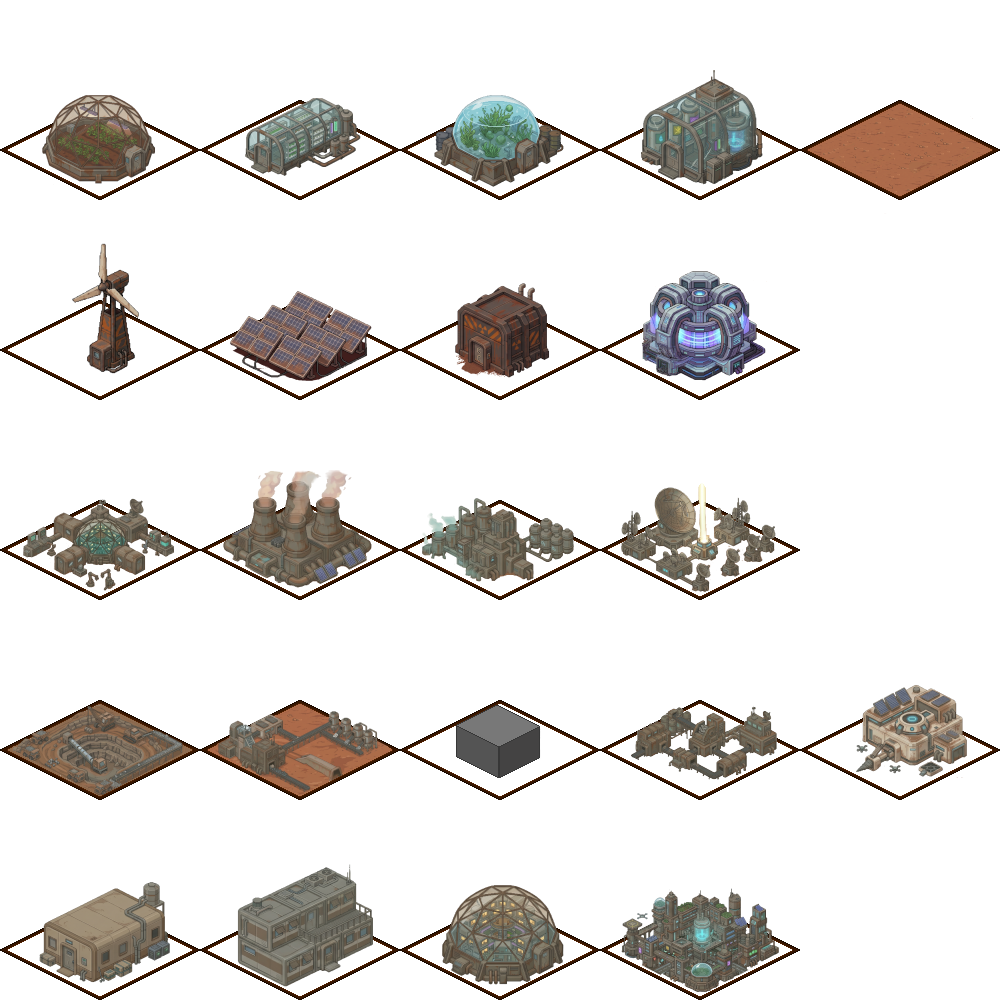
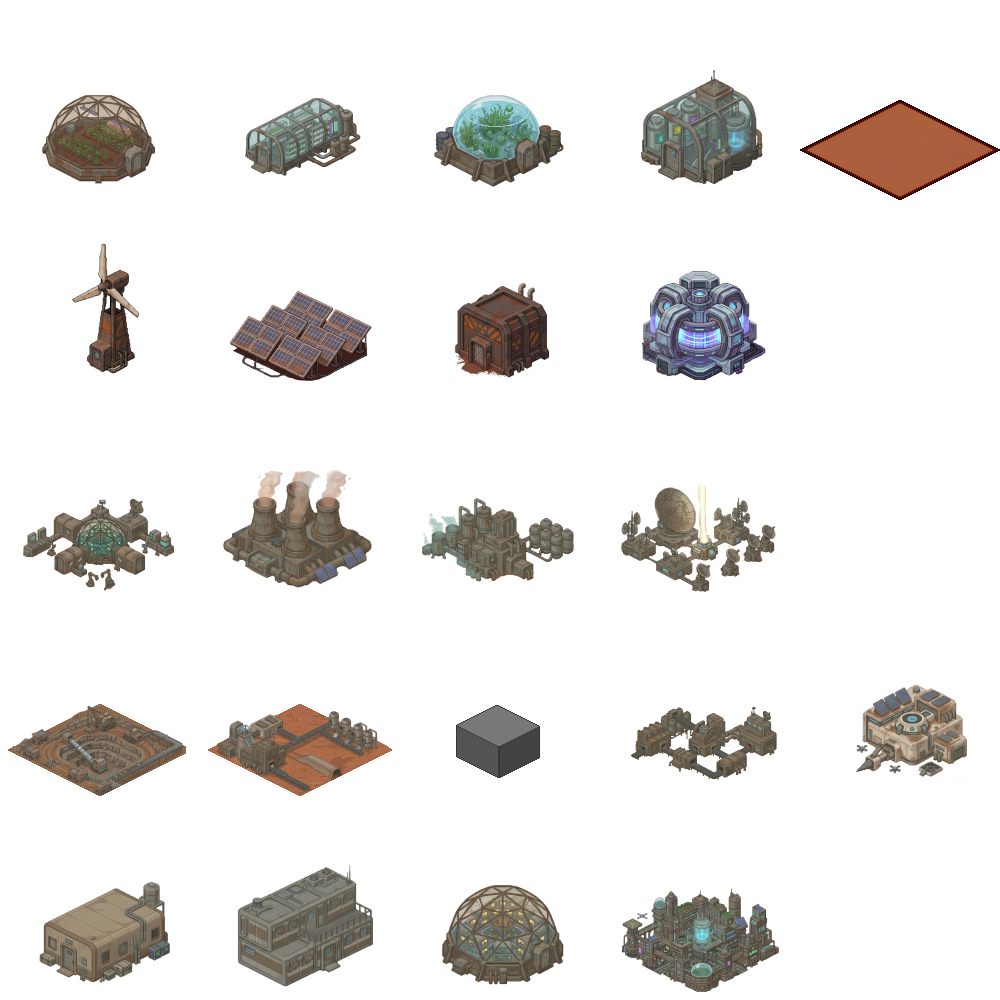
Layers edited between the first and the second 1000x1000 image:
renamed "kafelek_najechany. kopia #2" to "kafelek", moved it above "Gemini_Generated_Image_6qvhux6qvhux6qvh.png. kopia #4", painted on it, masked it over (800, 100, 1000, 200)
painted on "Gemini_Generated_Image_6qvhux6qvhux6qvh.png. kopia #4" over (800, 100, 1000, 200)
hid "farma_najechany. kopia #4" over (800, 718, 1000, 800)
hid "farma_najechany. kopia #3" over (600, 128, 800, 1000)
hid "farma_najechany. kopia #2" over (400, 116, 600, 1000)
hid "farma_najechany. kopia #1" over (200, 100, 400, 1000)
hid "grafiki_siatki_nowe.png" over (795, 100, 1000, 214)
hid "farma_najechany. kopia" over (0, 121, 200, 1000)
